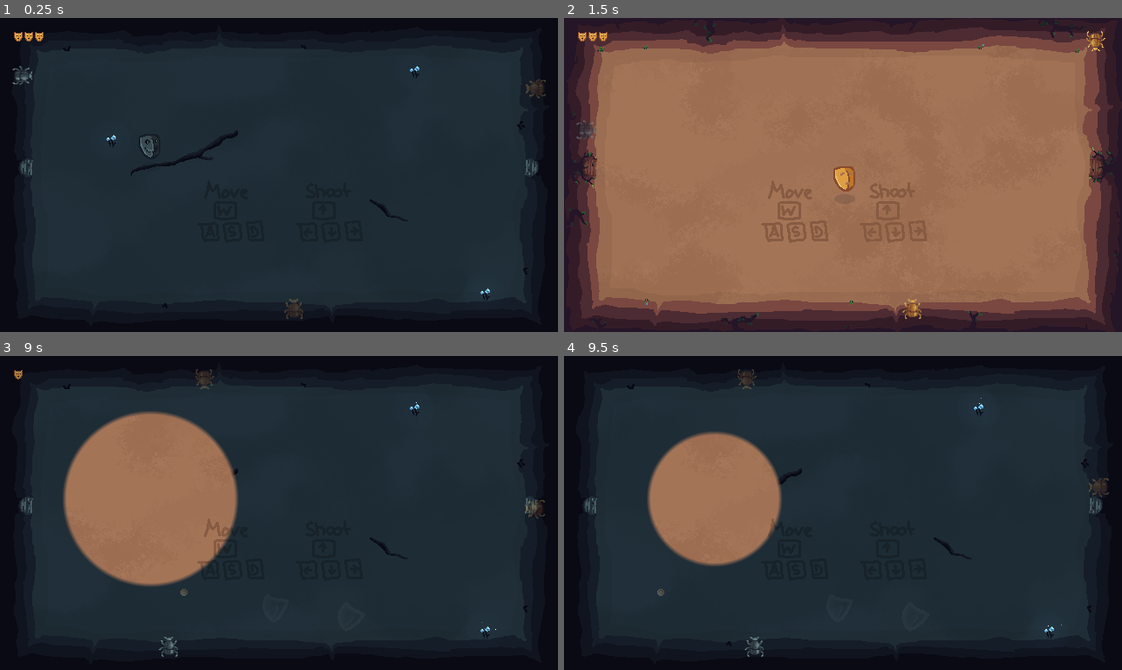
Above: before the commit, frames 1-4 (two rows, left to right).
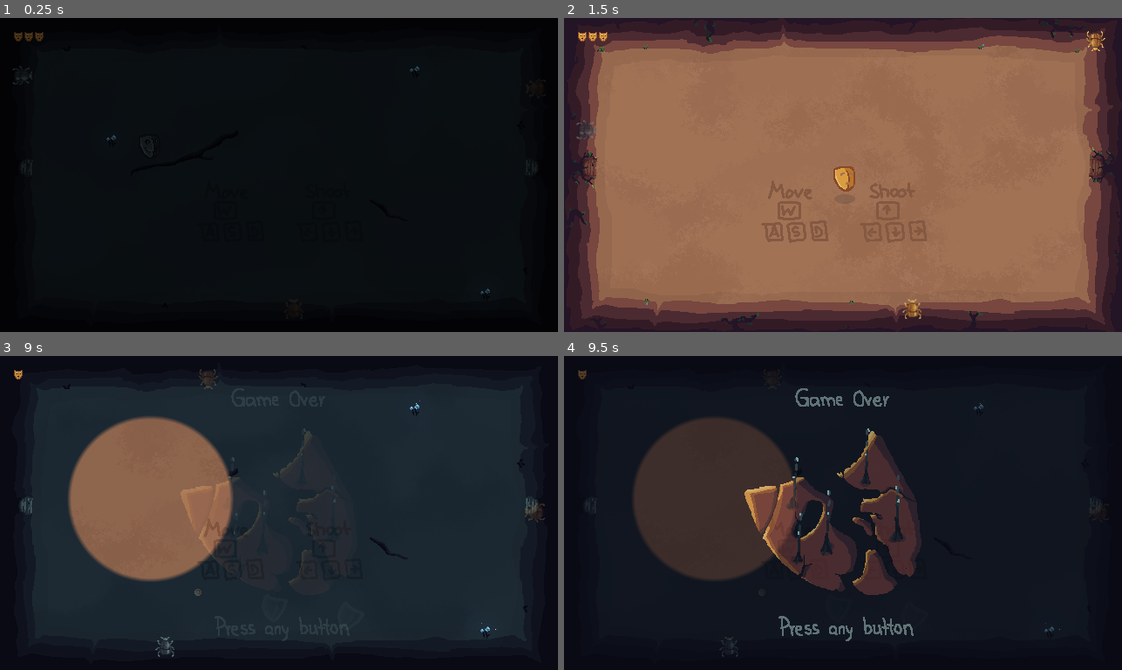
Above: after the commit, the same moments.

Repository: MarcelBlasius/Global-Game-Jam-2026
Game: Godot game, scene res://scenes/main_scene.tscn
Two runs of this game, one before a commit and one after it. Both use one fixed random seed, a clock stepped at 60 frames per second and the inputs below.
Inputs (mouse positions are in pixels of both pictures, inside the frame that each line leads up to):
- Up to frame 1 (0.25 s): no input
- Up to frame 2 (1.5 s): tap Enter at 0.5 s; move the mouse to (965, 159) at 0.52 s; hold D (right) 0.53-1.28 s; tap Shift at 0.6 s; click (965, 159) at 0.67 s; move the mouse to (731, 190) at 1.27 s; hold S (down) from 1.28 s (still down); tap Ctrl at 1.35 s; click (731, 190) at 1.42 s
- Up to frame 3 (9 s): move the mouse to (334, 443) at 2.02 s; release S (down) at 2.03 s; hold D (right) 2.03-2.78 s; tap Shift every 1.5 s from 2.1 to 8.1 s; click (334, 443) at 2.17 s; move the mouse to (251, 575) at 2.77 s; hold Up (shoot up) 2.78-3.53 s; tap Ctrl every 1.5 s from 2.85 to 8.85 s; click (251, 575) at 2.92 s; move the mouse to (446, 560) at 3.52 s; hold A (left) 3.53-5.03 s; click (446, 560) at 3.67 s; move the mouse to (111, 465) at 4.27 s; click (111, 465) at 4.42 s; move the mouse to (306, 513) at 5.02 s; hold S (down) 5.03-5.78 s; click (306, 513) at 5.17 s; move the mouse to (195, 434) at 5.77 s; hold D (right) 5.78-6.53 s; click (195, 434) at 5.92 s; move the mouse to (401, 497) at 6.52 s; hold Up (shoot up) 6.53-7.28 s; click (401, 497) at 6.67 s; move the mouse to (167, 528) at 7.27 s; hold D (right) 7.28-8.03 s; click (167, 528) at 7.42 s; move the mouse to (334, 443) at 8.02 s; hold S (down) 8.03-8.78 s; click (334, 443) at 8.17 s; move the mouse to (251, 575) at 8.77 s; hold A (left) from 8.78 s (still down); click (251, 575) at 8.92 s
- Up to frame 4 (9.5 s): keep holding A (left)

The runs differ from the first frame. In frame 1, 78% of the frame differs, in the area x 2-98%, y 4-96%; in frame 2, less than 0.1%; in frame 3, 3.0%; in frame 4, 25%.

Commit message:
game over screen and fades

Diff:
--- /dev/null
+++ b/spectra/ressources/atlas_textures/game_ui/game_over_screen.tres
@@ -0,0 +1,7 @@
+[gd_resource type="AtlasTexture" format=3 uid="uid://dwlve5tmpyjlm"]
+
+[ext_resource type="Texture2D" uid="uid://b06ewonenu7hk" path="res://ressources/spritesheet.png" id="1_dcm75"]
+
+[resource]
+atlas = ExtResource("1_dcm75")
+region = Rect2(0, 1168, 640, 360)
--- a/spectra/scenes/main_scene.tscn
+++ b/spectra/scenes/main_scene.tscn
@@ -2,6 +2,7 @@
 
 [ext_resource type="Script" uid="uid://bv22wqcqebdlm" path="res://scripts/manager.gd" id="1_ti0ar"]
 [ext_resource type="Script" uid="uid://c6ao6bkdykvyk" path="res://scripts/get_world.gd" id="2_inkdm"]
+[ext_resource type="PackedScene" uid="uid://d3rvb1eynygpa" path="res://scenes/silas/fade.tscn" id="2_mngbo"]
 [ext_resource type="PackedScene" uid="uid://cb235eerke4w2" path="res://scenes/bela/subviews/world_a.tscn" id="3_r8c42"]
 [ext_resource type="Shader" uid="uid://d2s8gjwxai8qe" path="res://shaders/combine_textures.gdshader" id="4_oji5d"]
 [ext_resource type="PackedScene" uid="uid://bv25mwaky7njn" path="res://scenes/silas/background.tscn" id="5_nugp1"]
@@ -10,7 +11,8 @@
 [ext_resource type="AudioStream" uid="uid://dt0jv8scmnscu" path="res://ressources/dark_theme.mp3" id="7_c16ls"]
 [ext_resource type="PackedScene" uid="uid://dt2713sbc5xi5" path="res://scenes/silas/game_menu.tscn" id="8_18nlu"]
 [ext_resource type="PackedScene" uid="uid://denkrvknh5f3c" path="res://scenes/enemies/GrayBeetle.tscn" id="9_e1cbu"]
-[ext_resource type="PackedScene" path="res://scenes/silas/health_bar.tscn" id="10_6wevv"]
+[ext_resource type="PackedScene" uid="uid://d1yclyd20cb0r" path="res://scenes/silas/health_bar.tscn" id="10_6wevv"]
+[ext_resource type="PackedScene" uid="uid://cxil4vxqp2h56" path="res://scenes/silas/game_over_menu.tscn" id="13_4w45t"]
 
 [sub_resource type="Curve" id="Curve_6wevv"]
 _limits = [0.0, 2.0, 0.0, 1.0]
@@ -35,6 +37,8 @@
 shader_parameter/time = 0.0
 
 [sub_resource type="QuadMesh" id="QuadMesh_aeg00"]
+
+[sub_resource type="Theme" id="Theme_mngbo"]
 
 [node name="main_scene" type="Node2D" unique_id=1391225746]
 light_mask = 3
@@ -101,10 +105,26 @@
 theme_override_constants/margin_top = 16
 
 [node name="GameMenu" parent="." unique_id=1060992188 instance=ExtResource("8_18nlu")]
+z_index = 101
 offset_left = 320.0
 offset_top = 180.0
 offset_right = 320.0
 offset_bottom = 180.0
+
+[node name="Fade" parent="." unique_id=1966515605 instance=ExtResource("2_mngbo")]
+z_index = 100
+custom_minimum_size = Vector2(640, 360)
+anchors_preset = 0
+anchor_right = 0.0
+anchor_bottom = 0.0
+offset_right = 640.0
+offset_bottom = 360.0
+grow_horizontal = 1
+grow_vertical = 1
+size_flags_horizontal = 3
+size_flags_vertical = 3
+theme = SubResource("Theme_mngbo")
+start_faded = true
 
 [node name="GrayBeetle" parent="." unique_id=1298705077 instance=ExtResource("7_c1pb6")]
 position = Vector2(326, 334)
@@ -125,3 +145,15 @@
 stream = ExtResource("7_c16ls")
 autoplay = true
 parameters/looping = true
+
+[node name="GameOverMenu" parent="." unique_id=143285209 instance=ExtResource("13_4w45t")]
+custom_minimum_size = Vector2(640, 360)
+anchors_preset = 0
+anchor_right = 0.0
+anchor_bottom = 0.0
+offset_right = 640.0
+offset_bottom = 320.0
+grow_horizontal = 1
+grow_vertical = 1
+
+[connection signal="player_died" from="player" to="." method="_on_player_player_died"]
--- /dev/null
+++ b/spectra/scenes/silas/fade.tscn
@@ -0,0 +1,29 @@
+[gd_scene format=3 uid="uid://d3rvb1eynygpa"]
+
+[ext_resource type="Script" uid="uid://6pp18a4ijpv2" path="res://scripts/fade.gd" id="1_g0ou1"]
+
+[node name="Fade" type="Control" unique_id=122845171]
+layout_mode = 3
+anchors_preset = 15
+anchor_right = 1.0
+anchor_bottom = 1.0
+grow_horizontal = 2
+grow_vertical = 2
+script = ExtResource("1_g0ou1")
+
+[node name="ColorRect" type="ColorRect" parent="." unique_id=1966515605]
+layout_mode = 1
+anchors_preset = 15
+anchor_right = 1.0
+anchor_bottom = 1.0
+grow_horizontal = 2
+grow_vertical = 2
+color = Color(1, 1, 1, 0)
+
+[node name="TextureRect" type="TextureRect" parent="." unique_id=1682028664]
+layout_mode = 1
+anchors_preset = 15
+anchor_right = 1.0
+anchor_bottom = 1.0
+grow_horizontal = 2
+grow_vertical = 2
--- /dev/null
+++ b/spectra/scenes/silas/game_over_menu.tscn
@@ -0,0 +1,21 @@
+[gd_scene format=3 uid="uid://cxil4vxqp2h56"]
+
+[ext_resource type="Texture2D" uid="uid://dwlve5tmpyjlm" path="res://ressources/atlas_textures/game_ui/game_over_screen.tres" id="1_hro5e"]
+[ext_resource type="Script" uid="uid://c1unsy4awn8uc" path="res://scripts/game_over_menu.gd" id="1_pp5x3"]
+[ext_resource type="PackedScene" uid="uid://d3rvb1eynygpa" path="res://scenes/silas/fade.tscn" id="3_7a0xo"]
+
+[node name="GameOverMenu" type="Control" unique_id=143285209]
+process_mode = 3
+layout_mode = 3
+anchors_preset = 15
+anchor_right = 1.0
+anchor_bottom = 1.0
+grow_horizontal = 2
+grow_vertical = 2
+script = ExtResource("1_pp5x3")
+game_over_screen_texture = ExtResource("1_hro5e")
+
+[node name="Fade" parent="." unique_id=122845171 instance=ExtResource("3_7a0xo")]
+layout_mode = 1
+
+[connection signal="fade_in_finished" from="Fade" to="." method="_on_fade_fade_in_finished"]
--- /dev/null
+++ b/spectra/scripts/fade.gd
@@ -0,0 +1,60 @@
+class_name Fade
+extends Control
+
+signal fade_in_finished
+signal fade_out_finished
+
+@export var start_faded: bool = false
+@export var fade_color: Color = Color.BLACK
+
+@onready var color_rect: ColorRect = $ColorRect
+@onready var texture_rect: TextureRect = $TextureRect
+
+func _ready() -> void:
+	set_anchors_and_offsets_preset(Control.PRESET_FULL_RECT)
+	mouse_filter = Control.MOUSE_FILTER_IGNORE
+
+	var initial_alpha = 1.0 if start_faded else 0.0
+	color_rect.color = fade_color
+	color_rect.color.a = initial_alpha
+	texture_rect.modulate.a = initial_alpha
+
+	color_rect.mouse_filter = Control.MOUSE_FILTER_IGNORE
+	texture_rect.mouse_filter = Control.MOUSE_FILTER_IGNORE
+
+func fade_in(duration: float = 2.0, arg: Variant = null) -> void:
+	if arg is Texture2D:
+		texture_rect.texture = arg
+		texture_rect.modulate.a = 0.0
+		color_rect.color.a = 0.0
+		_run_tween(texture_rect, "modulate:a", 1.0, duration)
+
+	elif arg is Color:
+		color_rect.color = arg
+		color_rect.color.a = 0.0
+		texture_rect.modulate.a = 0.0
+		_run_tween(color_rect, "color:a", 1.0, duration)
+
+	else:
+		color_rect.color = fade_color
+		color_rect.color.a = 0.0
+		texture_rect.modulate.a = 0.0
+		_run_tween(color_rect, "color:a", 1.0, duration)
+
+func fade_out(duration: float = 2.0) -> void:
+	_run_tween(color_rect, "color:a", 0.0, duration)
+	_run_tween(texture_rect, "modulate:a", 0.0, duration)
+
+func _run_tween(object: Object, property: String, target_alpha: float, duration: float) -> void:
+	var tween = create_tween()
+	tween.set_trans(Tween.TRANS_CUBIC)
+	tween.set_ease(Tween.EASE_OUT)
+
+	tween.tween_property(object, property, target_alpha, duration)
+
+	tween.finished.connect(func():
+		if target_alpha == 1.0:
+			fade_in_finished.emit()
+		else:
+			fade_out_finished.emit()
+	, CONNECT_ONE_SHOT)
--- /dev/null
+++ b/spectra/scripts/game_over_menu.gd
@@ -0,0 +1,28 @@
+class_name GameOverMenu
+extends Control
+
+@export var game_over_screen_texture: AtlasTexture
+
+@onready var fade: Fade = $Fade
+
+var lock_input := true
+
+func open() -> void:
+	get_tree().paused = true
+	fade.fade_in(2.0, game_over_screen_texture)
+
+func _on_fade_fade_in_finished() -> void:
+	lock_input = false
+
+func _input(event: InputEvent) -> void:
+	if lock_input:
+		return
+
+	if event.is_pressed() and not event.is_echo():
+		_handle_any_button_pressed()
+
+func _handle_any_button_pressed() -> void:
+	lock_input = true
+	get_tree().paused = false
+	fade.fade_out(1.0)
+	get_tree().change_scene_to_file("res://scenes/silas/main_menu.tscn")
--- a/spectra/scripts/manager.gd
+++ b/spectra/scripts/manager.gd
@@ -15,15 +15,17 @@
 @onready var alpha = $AlphaContainer/AlphaView/WorldAlpha/MeshInstance2D as Alpha
 @onready var player = $player
 @onready var background: Background = $Background
+@onready var fade: Fade = $Fade
+@onready var game_over_menu: GameOverMenu = $GameOverMenu
 
 func _ready():
 	mat.set_shader_parameter("tex_left", vp_a.get_texture())
 	mat.set_shader_parameter("tex_right", vp_b.get_texture())
 	mat.set_shader_parameter("tex_alpha", vp_alpha.get_texture())
 
+	fade.fade_out()
 	move_backgrounds()
 	level_one()
-
 
 func move_backgrounds():
 	var background1 = $Background/BackgroundWorld1
@@ -214,3 +216,6 @@
 ## Called every frame. 'delta' is the elapsed time since the previous frame.
 #func _process(delta: float) -> void:
 	#pass
+
+func _on_player_player_died() -> void:
+	game_over_menu.open()
--- a/spectra/scripts/player.gd
+++ b/spectra/scripts/player.gd
@@ -1,4 +1,6 @@
 extends CharacterBody2D
+
+signal player_died
 
 @export var health = 3
 @export var speed = 400
@@ -159,6 +161,7 @@
 	invincivility_Timer.start()
 
 	if health == 0:
+		player_died.emit()
 		queue_free()
 		spriteParent1.queue_free()
 		spriteParent2.queue_free()
Binary file changed: spectra/ressources/spritesheet.png
Not shown, added: spectra/scripts/fade.gd.uid
Not shown, added: spectra/scripts/game_over_menu.gd.uid
